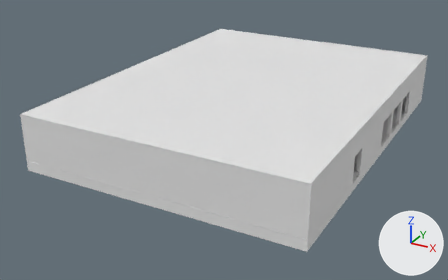
Before and after pictures for a commit that changed the FBX model Assets/Modelle/Level/lvl3_p1.fbx.
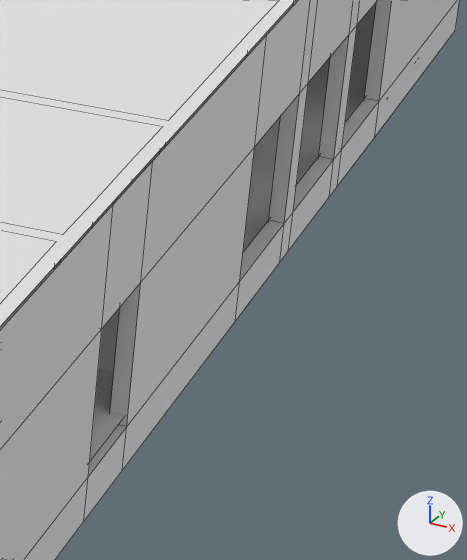
Each version appears first whole from a camera (50 mm lens) standing at (24.9, -49.9, 24.3) and looking at (-3.4, 1.6, -1.4), and next in a close-up on the part from 75% to 95% of the width and 34% to 71% of the height. The axes (+X, +Y, +Z) are drawn at lower right. The lights are the same throughout. The close-ups show mesh edges as thin lines. Where no turn or scale is listed for an object, it has been applied to the vertices. Vertices at the same position are counted once.

The first close-up shows 'ground', 'top', 'wall'.
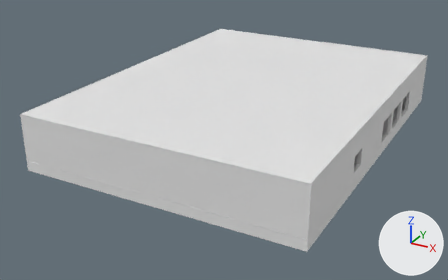
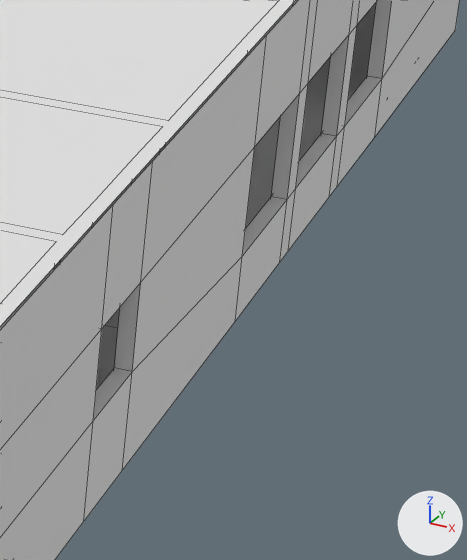
Boxes (x1, y1, x2, y2) around the edits, measured in the close-ups (467 x 560 px; the box of a moved part takes in the faces that stretch with it):
part 1 of me_wall, moved or reshaped: (123, 0, 459, 469) in both
part 2 of me_wall, moved or reshaped: (0, 283, 141, 560) in both

Edits to the bpy script that builds the scene:
```text
Change me_wall:
    where me_wall.from_pydata(...)  # 296 vertices, 237 faces; spans x -15.3..11.9, y -14.0..22.2, z -1.0..4.5
    used by ob_wall; location = (0.0, 0.0, 0.0)
    me_wall part 1: all 12 vertices in x 11.6..11.9, y 4.7..14.9, z -0.2 are moved by (0.0, 0.0, 0.5)
    me_wall part 2: 62 of the vertices in x -15.3..11.9, y -14.0..22.2, z -0.2 are moved by (0.0, 0.0, 1.0)
```
